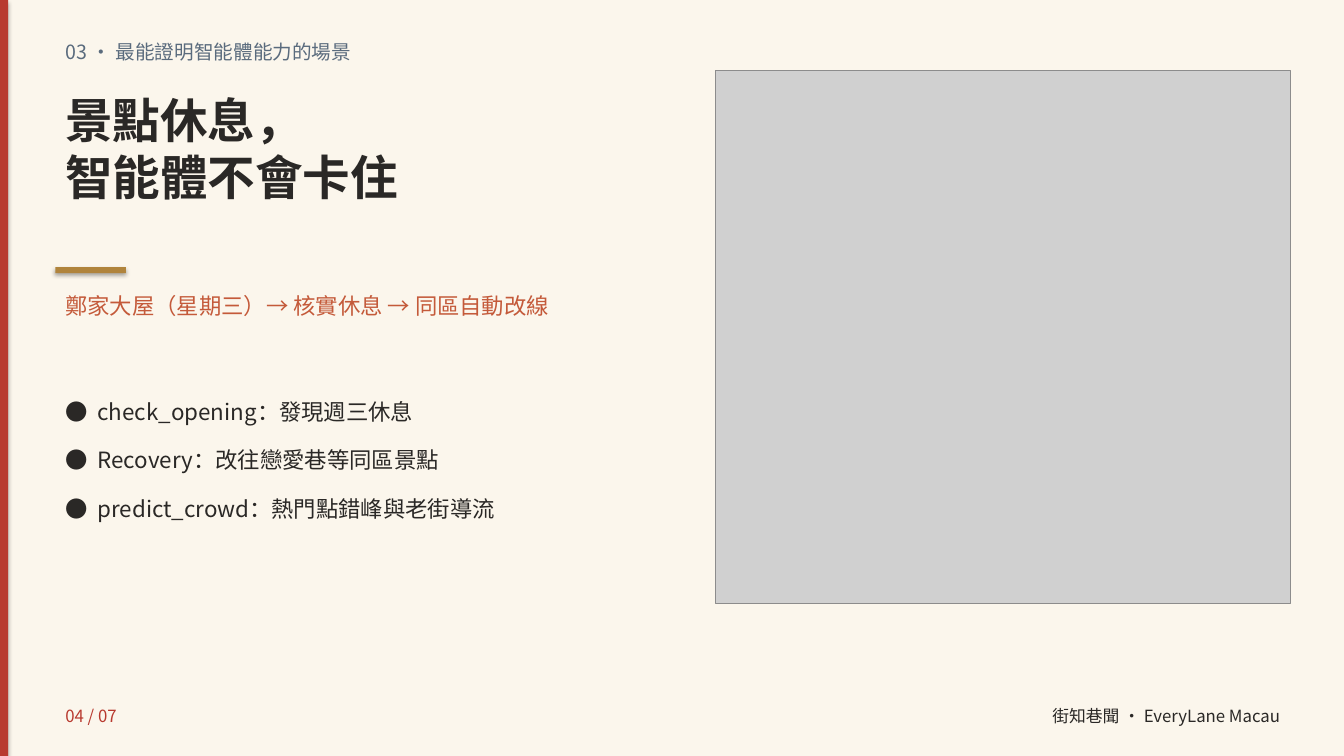
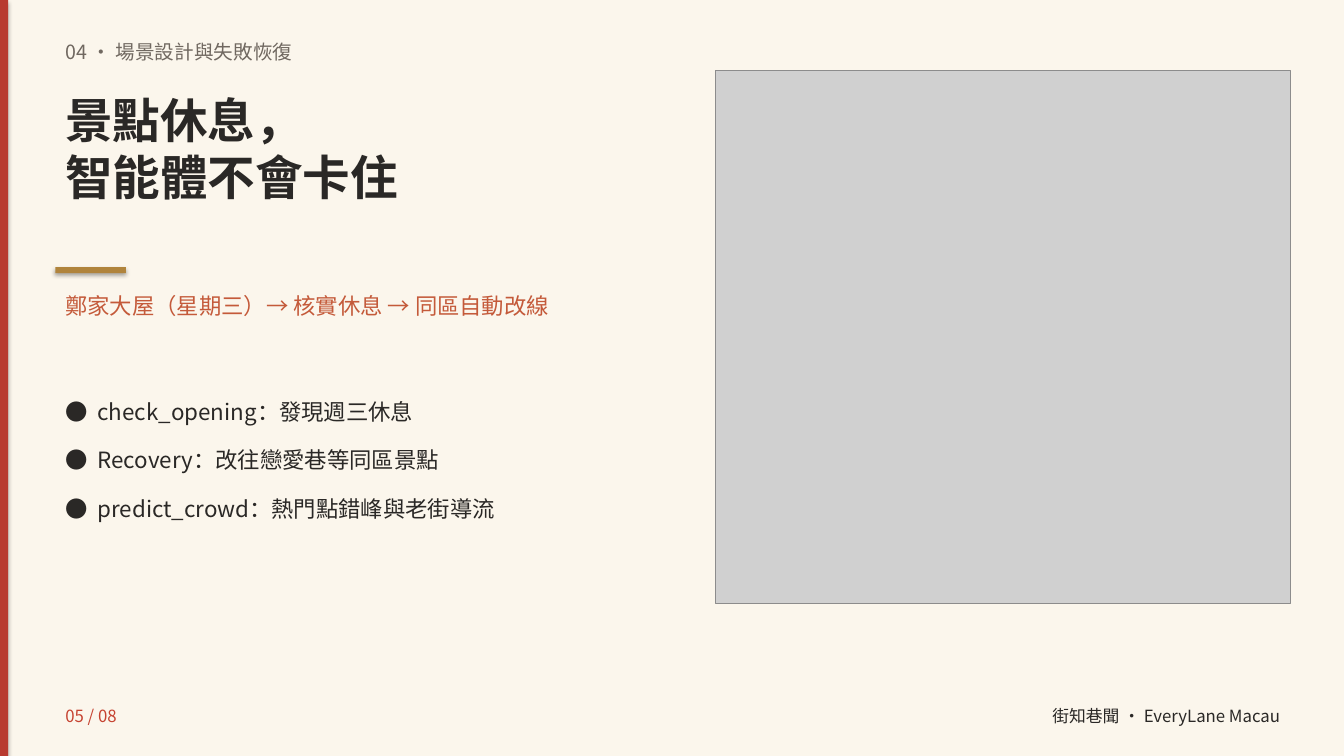
Before and after one commit to Mikey-SI/everylane-macau, a slide deck: slide 5 of docs/團隊介紹視頻_3分鐘_可編輯.pptx (slide 4 before the commit). Drawn at 1344x756 pixels with LibreOffice and Linux fonts; fonts in the diff are those of the drawing; grey boxes stand for pictures. Boxes give left, top, right and bottom in pixels: in the first picture for what was removed or moved away, otherwise in the second. Text is boxed around its words. In the diff, an @@ line names an element or a change of style, - is before the commit and + after.

```diff
--- a/docs/團隊介紹視頻_3分鐘_可編輯.pptx
+++ b/docs/團隊介紹視頻_3分鐘_可編輯.pptx
@@ text at [65,42,293,61]: text changed; text colour #5A6B7D to #706860 @@
-03 · 最能證明智能體能力的場景
+04 · 場景設計與失敗恢復
@@ text at [65,709,117,722]: text changed; text colour #B83A2F to #C64331 @@
-04 / 07
+05 / 08
```
Also in this commit, not shown: 6 other slides changed, 1 slide added, 41 other files.
